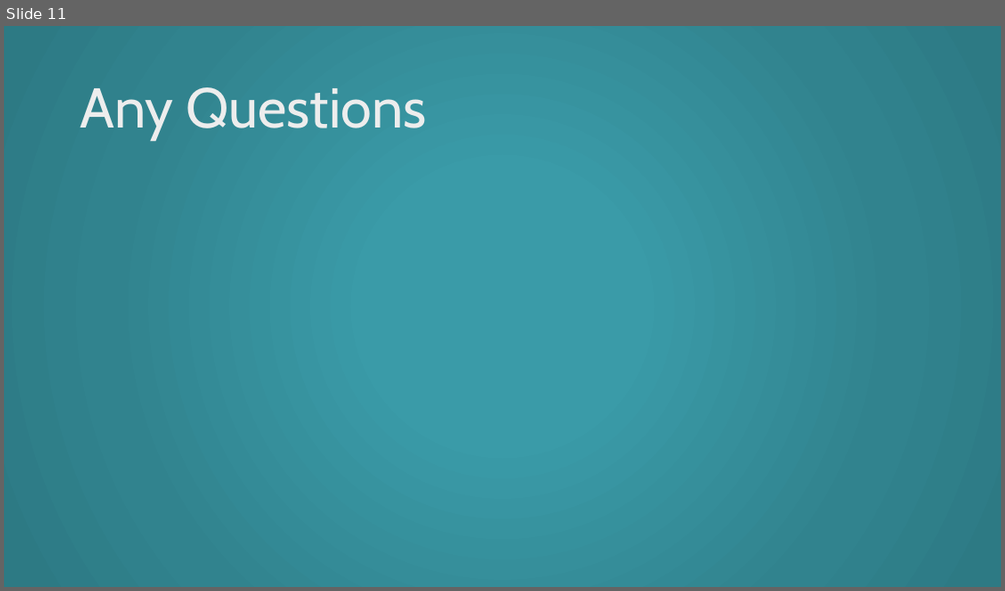
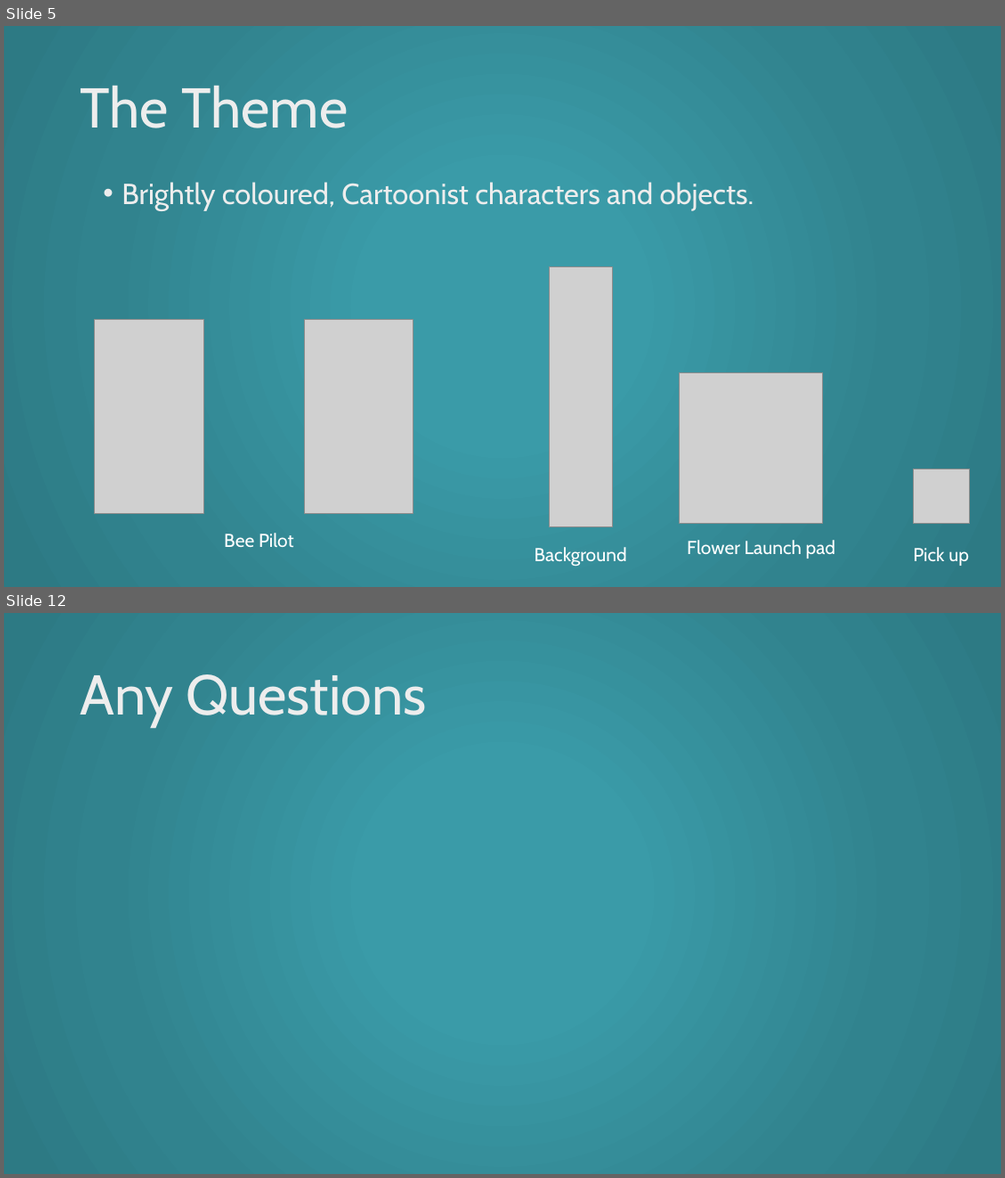
Before and after one commit to UoSGroupProjects1718/mgp-l4-5-group-2, a slide deck: LEVEL 4 & 5.pptx. Shown one above the other, each under a label of ours: slide 11 before the commit, slides 5 and 12 after it; the slides between them are not shown. The pictures are 1005x591 and 1005x1178 pixels, drawn with LibreOffice and Linux fonts; fonts in the diff are those of the drawing; grey boxes stand for pictures. Boxes give left, top, right and bottom in pixels: in the first picture for what was removed or moved away, otherwise in the second. Text is boxed around its words. In the diff, an @@ line names an element or a change of style, - is before the commit and + after.

Commit message:
Powerpoint and images

```diff
--- a/LEVEL 4 & 5.pptx
+++ b/LEVEL 4 & 5.pptx
@@ slide 5 added at (4,26,1001,587), background gradient #3A9BA8 to #31828E to #2E7A84 @@
@@ title added at (80,85,348,128), 54 pt, text gradient #BFBFBF to #EDEDED to #FFFFFF @@
+The Theme
@@ text added at (121,182,754,211), 28 pt, text gradient #BFBFBF to #EDEDED to #FFFFFF @@
+• Brightly coloured, Cartoonist characters and objects.
@@ picture added at (550,267,613,527) @@
@@ picture added at (95,319,204,513) @@
@@ picture added at (305,319,413,513) @@
@@ picture added at (680,372,822,524) @@
@@ picture added at (914,468,970,524) @@
@@ text added at (224,532,294,547), 18 pt, text #FFFFFF @@
+Bee Pilot
@@ text added at (534,547,627,565), 18 pt, text #FFFFFF @@
+Background
@@ text added at (687,540,835,558), 18 pt, text #FFFFFF @@
+Flower Launch pad
@@ text added at (913,547,969,565), 18 pt, text #FFFFFF @@
+Pick up
@@ what was slide 11 is now slide 12 @@
```
Also in this commit, not shown: 5 slides changed, 5 other slides added, 5 slides removed, 6 other files.
